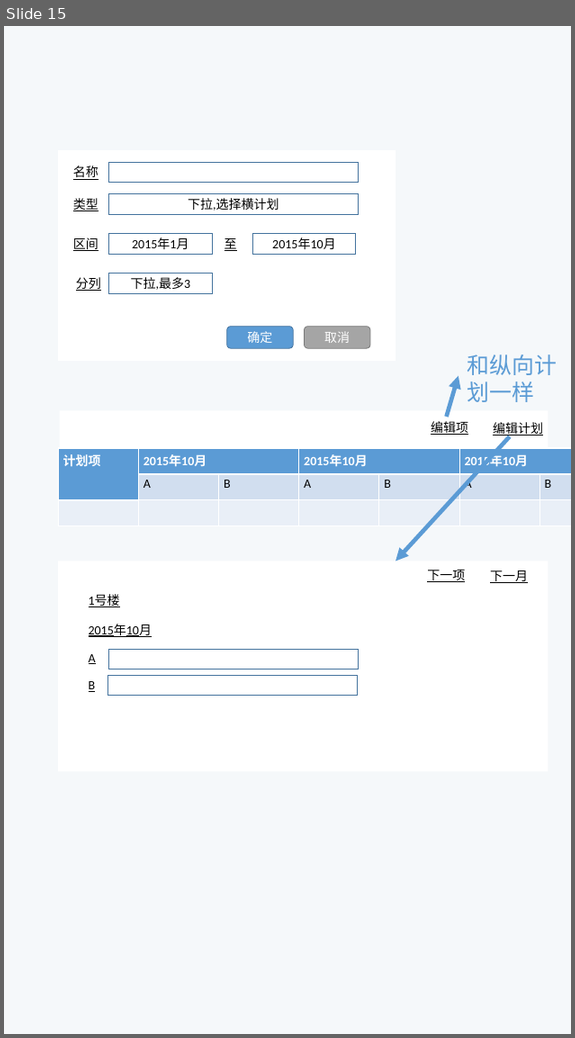
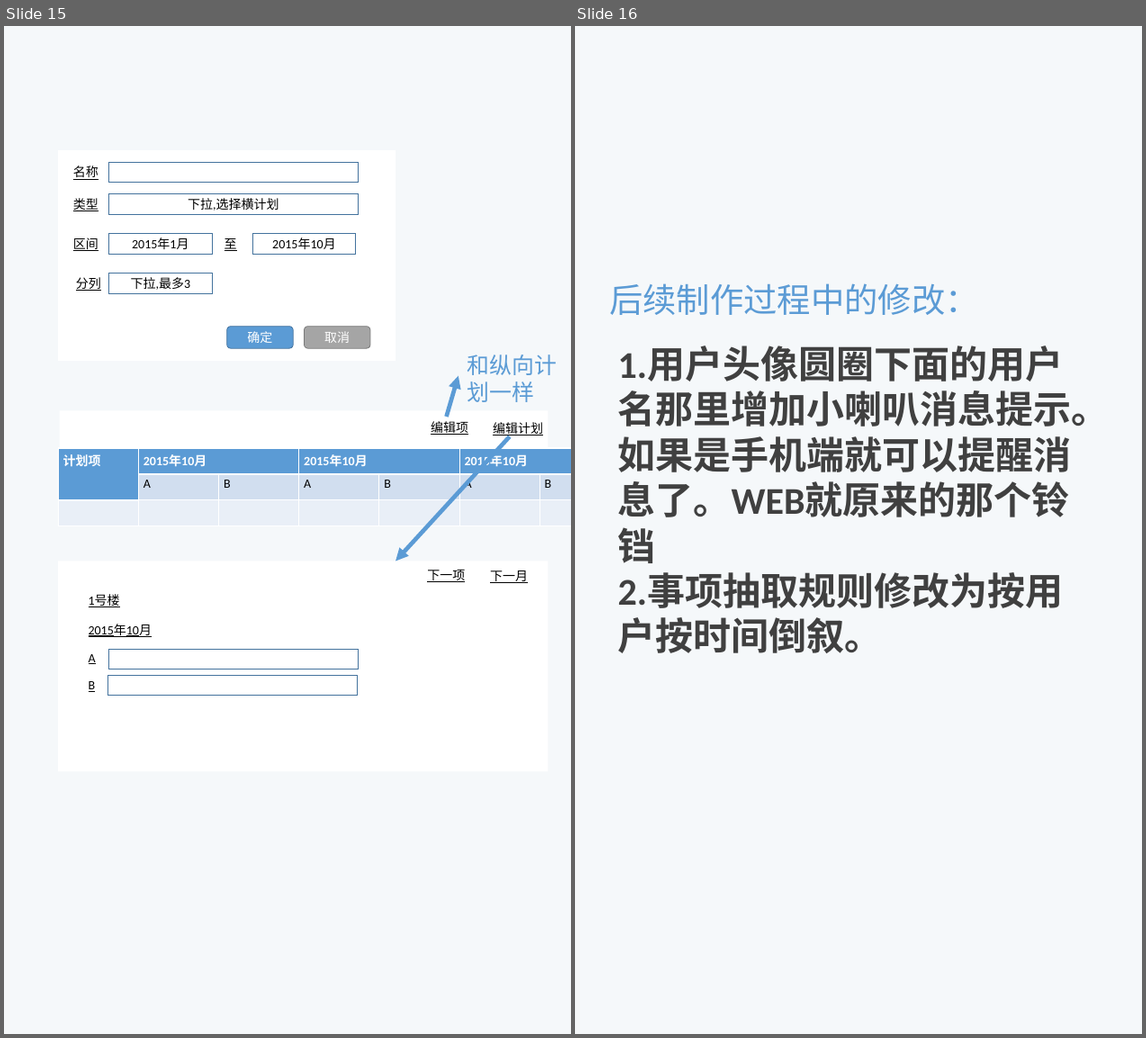
Before and after one commit to nstutu/makarov, a slide deck: design/makarovDesign.pptx. Shown side by side, each under a label of ours: slide 15 before the commit, slides 15 and 16 after it. The pictures are 575x1038 and 1146x1038 pixels, drawn with LibreOffice and Linux fonts; fonts in the diff are those of the drawing; background and template pictures are left out. Boxes give left, top, right and bottom in pixels: in the first picture for what was removed or moved away, otherwise in the second. Text is boxed around its words. In the diff, an @@ line names an element or a change of style, - is before the commit and + after.

```diff
--- a/design/makarovDesign.pptx
+++ b/design/makarovDesign.pptx
@@ slide 16 added at box(575, 26, 1142, 1034), background #F5F8FA @@
@@ text added at box(609, 283, 979, 315), 48 pt, text #5B9BD5 @@
+后续制作过程中的修改：
@@ text added at box(618, 347, 1110, 653), 54 pt, text pattern #808080 on #404040, bold @@
+1.用户头像圆圈下面的用户名那里增加小喇叭消息提示。如果是手机端就可以提醒消息了。WEB就原来的那个铃铛
+2.事项抽取规则修改为按用户按时间倒叙。
```
Also in this commit, not shown: 1 slide removed, 13 other files.
